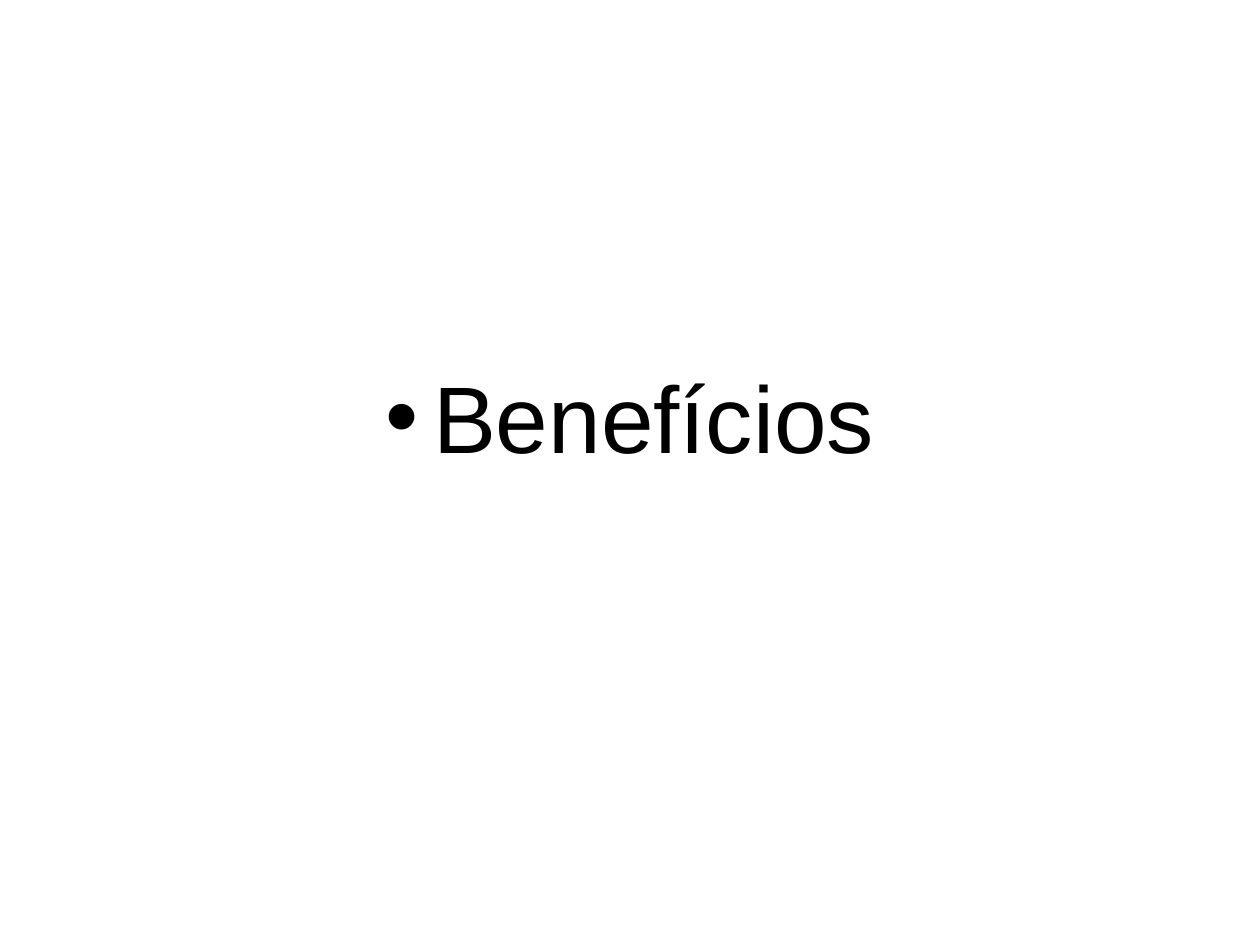
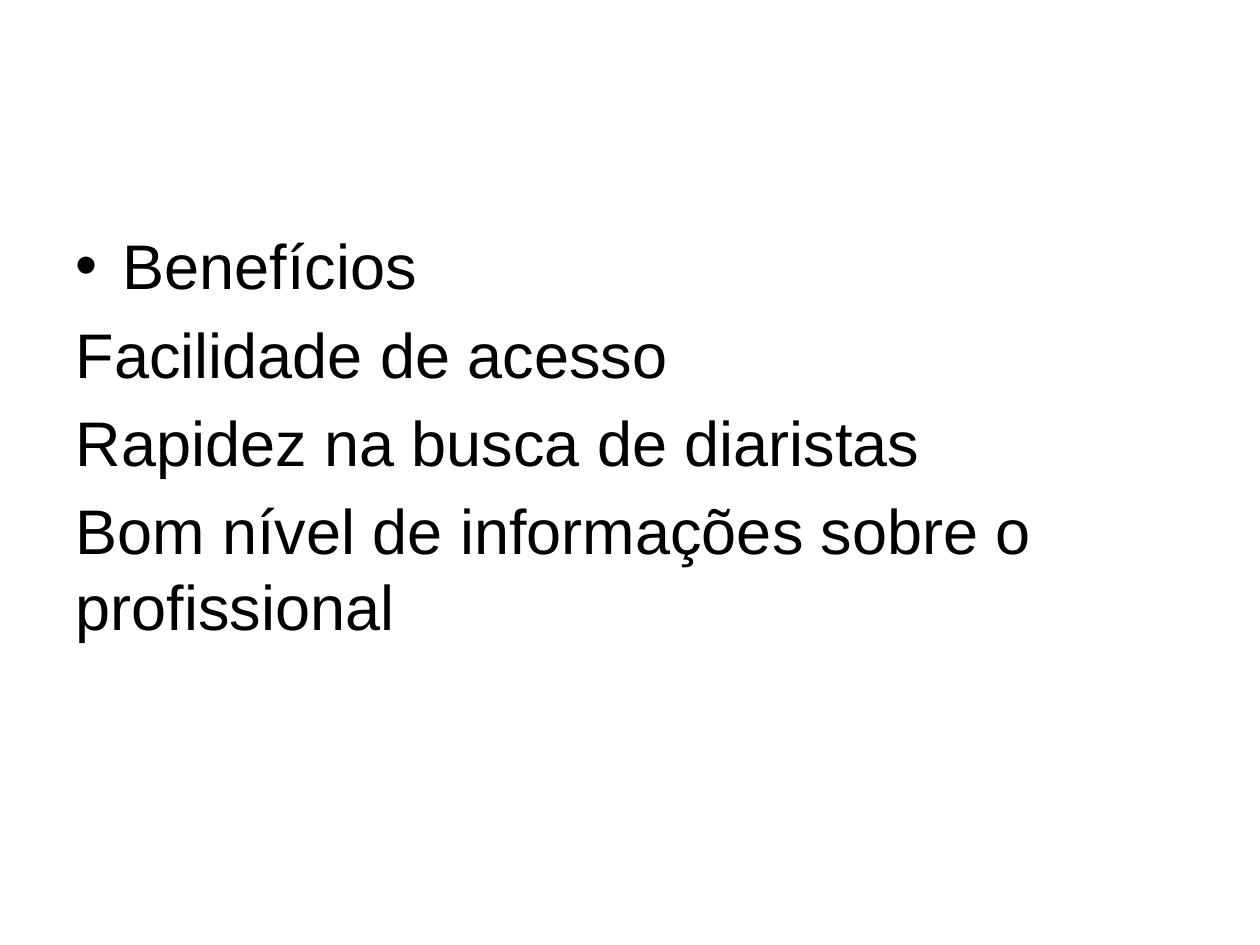
Before and after one commit to douglas-oliveira/Limpai, a slide deck: slide 4 of Docs/Projeto de software apresentação.pptx. Drawn at 1260x945 pixels with LibreOffice and Linux fonts; fonts in the diff are those of the drawing; background and template pictures are left out. Boxes give left, top, right and bottom in pixels: in the first picture for what was removed or moved away, otherwise in the second. Text is boxed around its words. In the diff, an @@ line names an element or a change of style, - is before the commit and + after.

```diff
--- a/Docs/Projeto de software apresentação.pptx
+++ b/Docs/Projeto de software apresentação.pptx
@@ text at [123, 242, 417, 290]: size 54 to 36 pt in "Benefícios"; alignment centre to left; less space between paragraphs @@
@@ text at [76, 332, 1031, 641]: paragraphs added @@
+Facilidade de acesso
+Rapidez na busca de diaristas
+Bom nível de informações sobre o profissional
```
Also in this commit, not shown: 4 other slides changed.
